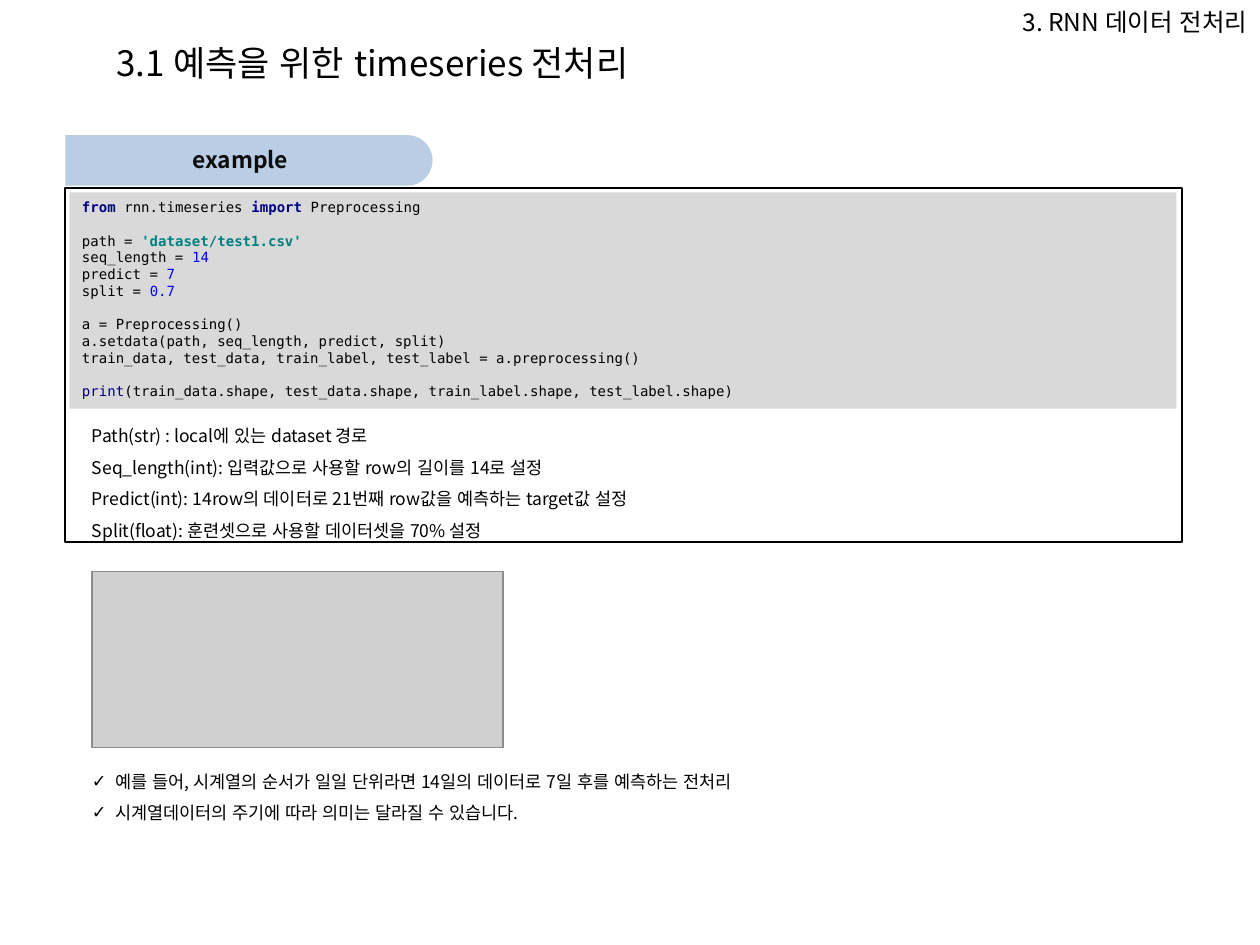
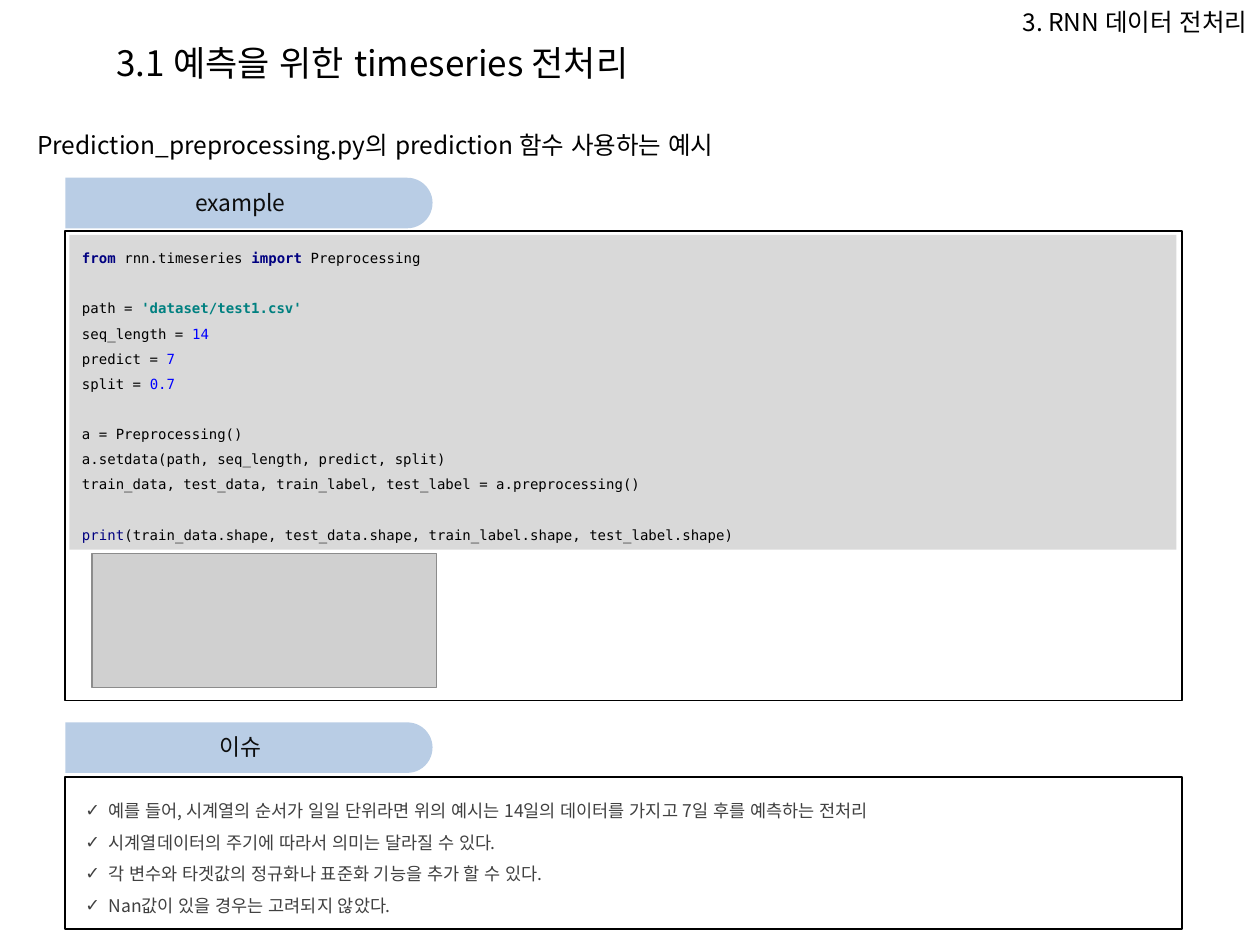
Before and after one commit to Heechul90/Preprocessing, a slide deck: slide 22 of 파이썬 전처리 코드 모듈화 설명.pptx (slide 21 before the commit). Drawn at 1260x945 pixels with LibreOffice and Linux fonts; fonts in the diff are those of the drawing; grey boxes stand for pictures; background and template pictures are left out. Boxes give left, top, right and bottom in pixels: in the first picture for what was removed or moved away, otherwise in the second. Text is boxed around its words. In the diff, an @@ line names an element or a change of style, - is before the commit and + after.

Commit message:
make preprocessing for cnn and rnn

```diff
--- a/파이썬 전처리 코드 모듈화 설명.pptx
+++ b/파이썬 전처리 코드 모듈화 설명.pptx
@@ text added at bbox=[37, 133, 713, 160], 14 pt, text #000000 @@
+Prediction_preprocessing.py의 prediction 함수 사용하는 예시
@@ round same rect: place and size @@
-round same rect at bbox=[66, 135, 433, 186]
+round same rect at bbox=[66, 177, 433, 227]
@@ rectangle "example": place and size @@
-rectangle "example" at bbox=[68, 136, 413, 183]
+rectangle "example" at bbox=[68, 179, 413, 226]
@@ rectangle "example" at bbox=[68, 179, 413, 226]: bold off @@
@@ rectangle: place and size @@
-rectangle at bbox=[66, 188, 1182, 542]
+rectangle at bbox=[66, 231, 1182, 701]
@@ rectangle "from rnn.timeseries import Preprocessing path ...": place and size @@
-rectangle "from rnn.timeseries import Preprocessing path ..." at bbox=[69, 193, 1177, 410]
+rectangle "from rnn.timeseries import Preprocessing path ..." at bbox=[69, 234, 1177, 549]
@@ rectangle "from rnn.timeseries import Preprocessing path ..." at bbox=[69, 234, 1177, 549]: line spacing 1 to 1.5 @@
@@ text removed at bbox=[92, 427, 627, 542] @@
-Path(str) : local에 있는 dataset 경로
-Seq_length(int): 입력값으로 사용할 row의 길이를 14로 설정
-Predict(int): 14row의 데이터로 21번째 row값을 예측하는 target값 설정
-Split(float): 훈련셋으로 사용할 데이터셋을 70% 설정
@@ picture: place and size @@
-picture at bbox=[92, 572, 503, 748]
+picture at bbox=[92, 553, 436, 688]
@@ round same rect added at bbox=[66, 723, 433, 773], fill #B9CDE5 @@
@@ rectangle added at bbox=[68, 723, 413, 770], fill #B9CDE5, 13 pt, text #0D0D0D @@
+이슈
@@ rectangle added at bbox=[66, 777, 1182, 929], outline #000000 1 pt @@
@@ text at bbox=[109, 802, 867, 914]: text changed; text colour #000000 to #404040 @@
-✓ 예를 들어, 시계열의 순서가 일일 단위라면 14일의 데이터로 7일 후를 예측하는 전처리
-✓ 시계열데이터의 주기에 따라 의미는 달라질 수 있습니다.
+✓ 예를 들어, 시계열의 순서가 일일 단위라면 위의 예시는 14일의 데이터를 가지고 7일 후를 예측하는 전처리
+✓ 시계열데이터의 주기에 따라서 의미는 달라질 수 있다.
+✓ 각 변수와 타겟값의 정규화나 표준화 기능을 추가 할 수 있다.
+✓ Nan값이 있을 경우는 고려되지 않았다.
```
Also in this commit, not shown: 13 other slides changed, 4 slides added, 3 slides removed, 14 other files.
